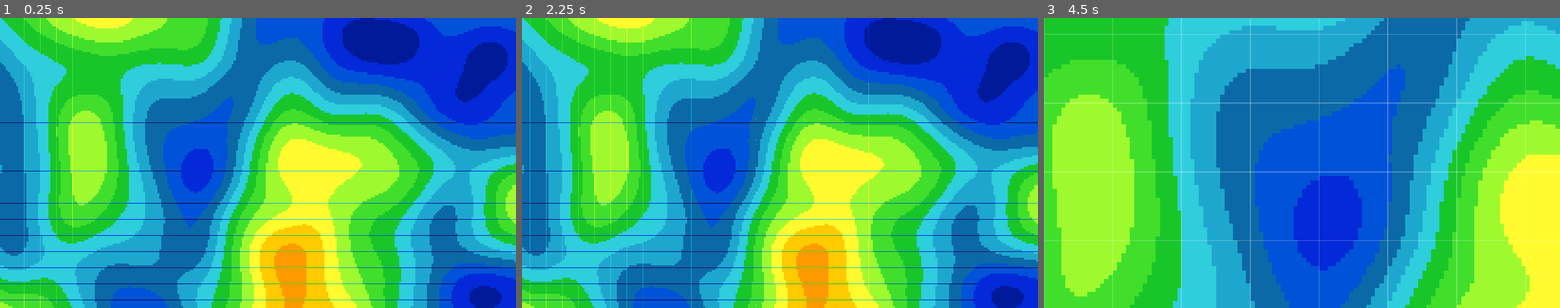
Above: before the commit, frames 1-3 (left to right).
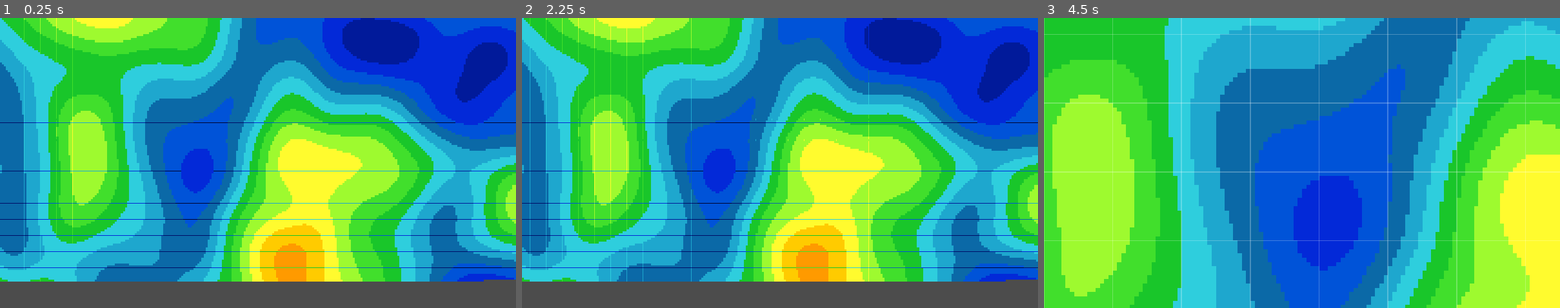
Above: after the commit, the same moments.

Repository: Phrenotopia/EvoDevio
Game: Godot game, scene res://World.tscn
Two runs of this game, one before a commit and one after it. Both use one fixed random seed, a clock stepped at 60 frames per second and the inputs below.
Inputs (mouse positions are in pixels of both pictures, inside the frame that each line leads up to):
- Up to frame 1 (0.25 s): no input
- Up to frame 2 (2.25 s): tap Enter at 0.5, 2 s; move the mouse to (893, 148) at 0.52 s; hold S (camera_down) 0.53-1.28 s; tap Space at 1.25 s; move the mouse to (676, 177) at 1.27 s; tap A (camera_left) at 1.35 s; move the mouse to (831, 99) at 2.02 s; hold D (camera_right) from 2.03 s (still down)
- Up to frame 3 (4.5 s): tap Space at 2.75, 4.25 s; move the mouse to (1276, 221) at 2.77 s; release D (camera_right) at 2.78 s; tap Shift (camera_speed_up) at 2.85 s; tap Enter at 3.5 s; move the mouse to (1456, 206) at 3.52 s; hold W (camera_up) 3.53-4.28 s; move the mouse to (1147, 119) at 4.27 s; tap Mouse wheel up (camera_zoom_in) at 4.35 s

The runs differ from the first frame. In frame 1, 9.2% of the frame differs, in the area x 0-100%, y 90-100%; in frame 2, 9.2%; in frame 3, nothing differs.
Error after the commit: Invalid get index '144' (on base: 'Array'). (res://WorldMap.gd:38)

Commit message:
Testing sectors
Prints number of localities in all sectors. Sectors don't have the right number of localities.

Diff:
--- a/WorldMap.gd
+++ b/WorldMap.gd
@@ -35,8 +35,11 @@
 			e = round(e*16+0.6)-1 # Makes e an integer from 0 to 15
 			var t = Locality.new(x,y,e) # Create locality
 			#localities.append(t)
-			var s = sectors[ceil(y/16-1+x/16)] # Get locality's sector
+			var s = sectors[ceil(y-1+x/16)] # Get locality's sector
 			s.append_locality(t) # Assign locality to sector
+
+	for f in sectors.size():
+		print("Sector" + str(f) + " contains " + str(sectors[f].localities.size()) + " localities")
 
 func _draw():
 	#for t in localities:
--- a/project.godot
+++ b/project.godot
@@ -42,30 +42,30 @@
 
 ui_accept={
 "deadzone": 0.5,
-"events": [ Object(InputEventKey,"resource_local_to_scene":false,"resource_name":"","device":0,"alt":false,"shift":false,"control":false,"meta":false,"command":false,"pressed":false,"scancode":16777221,"physical_scancode":0,"unicode":0,"echo":false,"script":null)
-, Object(InputEventKey,"resource_local_to_scene":false,"resource_name":"","device":0,"alt":false,"shift":false,"control":false,"meta":false,"command":false,"pressed":false,"scancode":16777222,"physical_scancode":0,"unicode":0,"echo":false,"script":null)
-, Object(InputEventKey,"resource_local_to_scene":false,"resource_name":"","device":0,"alt":false,"shift":false,"control":false,"meta":false,"command":false,"pressed":false,"scancode":32,"physical_scancode":0,"unicode":0,"echo":false,"script":null)
+"events": [ Object(InputEventKey,"resource_local_to_scene":false,"resource_name":"","device":0,"alt":false,"shift":false,"control":false,"meta":false,"command":false,"pressed":false,"scancode":16777221,"unicode":0,"echo":false,"script":null)
+, Object(InputEventKey,"resource_local_to_scene":false,"resource_name":"","device":0,"alt":false,"shift":false,"control":false,"meta":false,"command":false,"pressed":false,"scancode":16777222,"unicode":0,"echo":false,"script":null)
+, Object(InputEventKey,"resource_local_to_scene":false,"resource_name":"","device":0,"alt":false,"shift":false,"control":false,"meta":false,"command":false,"pressed":false,"scancode":32,"unicode":0,"echo":false,"script":null)
 , Object(InputEventJoypadButton,"resource_local_to_scene":false,"resource_name":"","device":0,"button_index":0,"pressure":0.0,"pressed":false,"script":null)
  ]
 }
 camera_up={
 "deadzone": 0.5,
-"events": [ Object(InputEventKey,"resource_local_to_scene":false,"resource_name":"","device":0,"alt":false,"shift":false,"control":false,"meta":false,"command":false,"pressed":false,"scancode":87,"physical_scancode":0,"unicode":0,"echo":false,"script":null)
+"events": [ Object(InputEventKey,"resource_local_to_scene":false,"resource_name":"","device":0,"alt":false,"shift":false,"control":false,"meta":false,"command":false,"pressed":false,"scancode":87,"unicode":0,"echo":false,"script":null)
  ]
 }
 camera_down={
 "deadzone": 0.5,
-"events": [ Object(InputEventKey,"resource_local_to_scene":false,"resource_name":"","device":0,"alt":false,"shift":false,"control":false,"meta":false,"command":false,"pressed":false,"scancode":83,"physical_scancode":0,"unicode":0,"echo":false,"script":null)
+"events": [ Object(InputEventKey,"resource_local_to_scene":false,"resource_name":"","device":0,"alt":false,"shift":false,"control":false,"meta":false,"command":false,"pressed":false,"scancode":83,"unicode":0,"echo":false,"script":null)
  ]
 }
 camera_left={
 "deadzone": 0.5,
-"events": [ Object(InputEventKey,"resource_local_to_scene":false,"resource_name":"","device":0,"alt":false,"shift":false,"control":false,"meta":false,"command":false,"pressed":false,"scancode":65,"physical_scancode":0,"unicode":0,"echo":false,"script":null)
+"events": [ Object(InputEventKey,"resource_local_to_scene":false,"resource_name":"","device":0,"alt":false,"shift":false,"control":false,"meta":false,"command":false,"pressed":false,"scancode":65,"unicode":0,"echo":false,"script":null)
  ]
 }
 camera_right={
 "deadzone": 0.5,
-"events": [ Object(InputEventKey,"resource_local_to_scene":false,"resource_name":"","device":0,"alt":false,"shift":false,"control":false,"meta":false,"command":false,"pressed":false,"scancode":68,"physical_scancode":0,"unicode":0,"echo":false,"script":null)
+"events": [ Object(InputEventKey,"resource_local_to_scene":false,"resource_name":"","device":0,"alt":false,"shift":false,"control":false,"meta":false,"command":false,"pressed":false,"scancode":68,"unicode":0,"echo":false,"script":null)
  ]
 }
 camera_zoom_in={
@@ -80,7 +80,7 @@
 }
 camera_speed_up={
 "deadzone": 0.5,
-"events": [ Object(InputEventKey,"resource_local_to_scene":false,"resource_name":"","device":0,"alt":false,"shift":false,"control":false,"meta":false,"command":false,"pressed":false,"scancode":16777237,"physical_scancode":0,"unicode":0,"echo":false,"script":null)
+"events": [ Object(InputEventKey,"resource_local_to_scene":false,"resource_name":"","device":0,"alt":false,"shift":false,"control":false,"meta":false,"command":false,"pressed":false,"scancode":16777237,"unicode":0,"echo":false,"script":null)
  ]
 }
 click={
